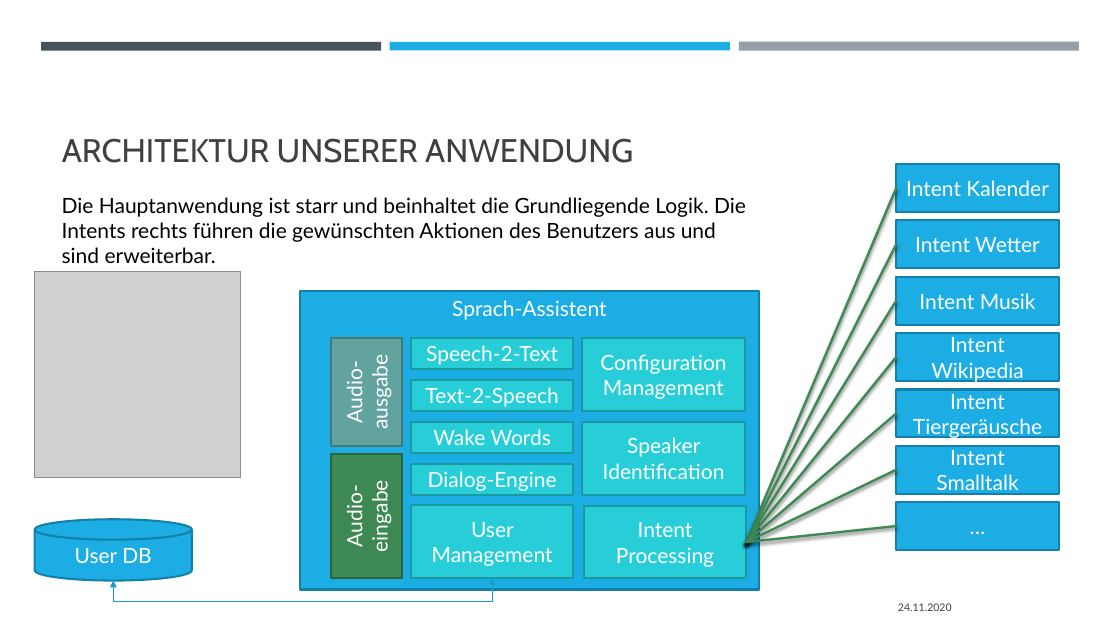
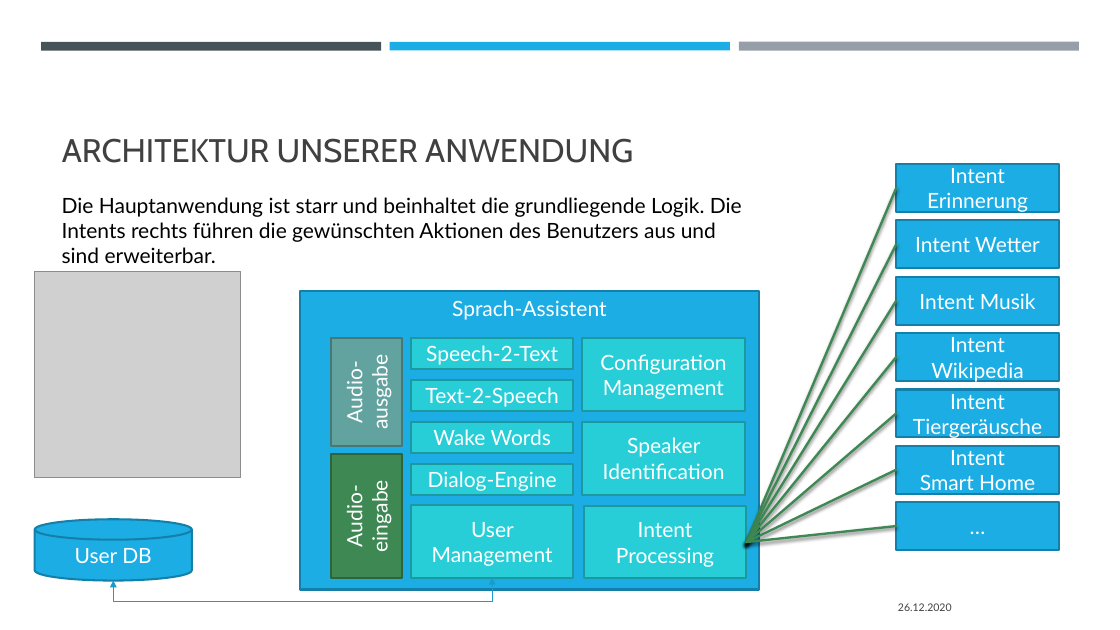
Before and after one commit to padmalcom/AISpeechAssistant, a slide deck: slide 7 of slides/00_b_DevEnv.pptx. Drawn at 1120x630 pixels with LibreOffice and Linux fonts; fonts in the diff are those of the drawing; grey boxes stand for pictures. Boxes give left, top, right and bottom in pixels: in the first picture for what was removed or moved away, otherwise in the second. Text is boxed around its words. In the diff, an @@ line names an element or a change of style, - is before the commit and + after.

```diff
--- a/slides/00_b_DevEnv.pptx
+++ b/slides/00_b_DevEnv.pptx
@@ text in rectangle at box(927, 168, 1028, 213): text changed @@
-Intent Kalender
+Intent Erinnerung
@@ text at box(62, 197, 742, 263): text changed @@
-Die Hauptanwendung ist starr und beinhaltet die Grundliegende Logik. Die Intents rechts führen die gewünschten Aktionen des Benutzers aus und sind erweiterbar.
+Die Hauptanwendung ist starr und beinhaltet die grundliegende Logik. Die Intents rechts führen die gewünschten Aktionen des Benutzers aus und sind erweiterbar.
@@ text in rectangle at box(920, 450, 1035, 495): text changed @@
-Intent
-Smalltalk
+Intent
+Smart Home
@@ text at box(898, 603, 952, 611): text changed @@
-24.11.2020
+26.12.2020
```
Also in this commit, not shown: 6 other slides changed, 15 other files.
